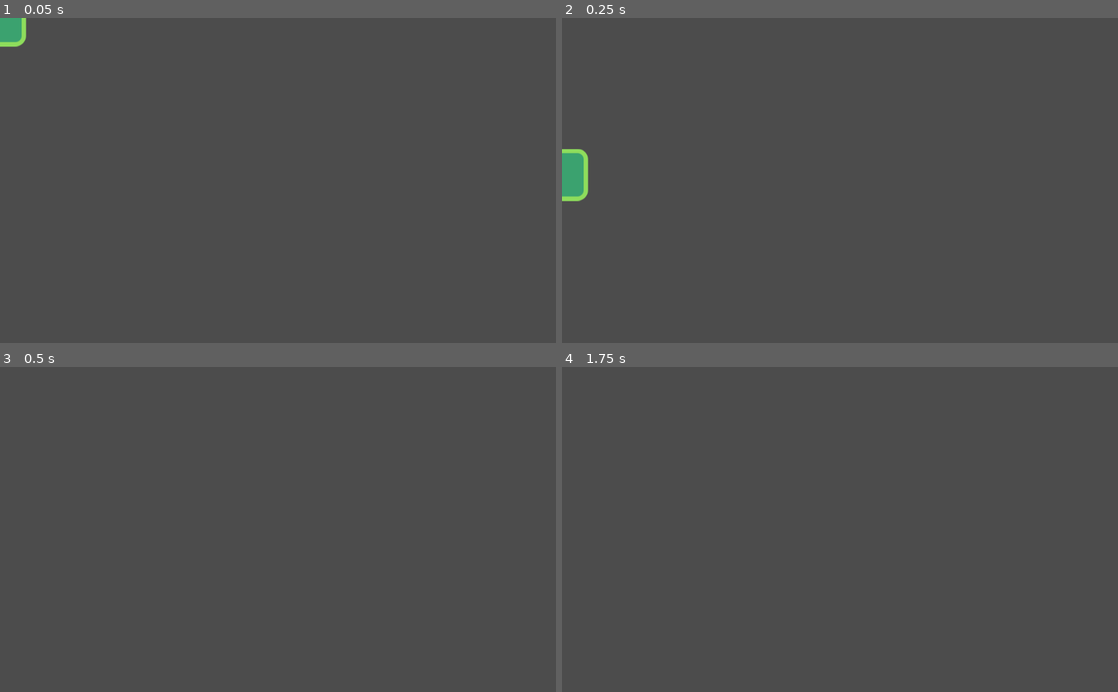
Above: before the commit, frames 1-4 (two rows, left to right).
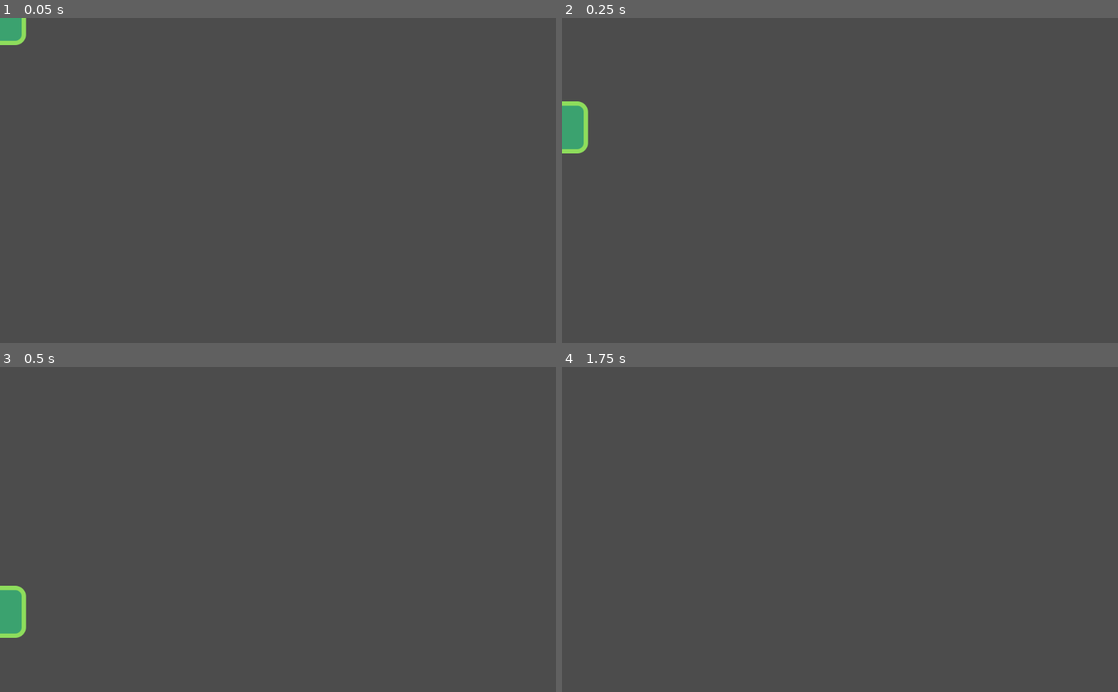
Above: after the commit, the same moments.

Repository: JRSiwiecki/first-2d-game
Game: Godot game, scene res://src/Actors/Player.tscn
Same seed, same stepped clock (60 frames per second), same inputs: the game is played once before the commit and once after it.
Inputs:
- Up to frame 1 (0.05 s): no input
- Up to frame 2 (0.25 s): no input
- Up to frame 3 (0.5 s): no input
- Up to frame 4 (1.75 s): hold D (move_right, bound only after the commit) 0.53-1.28 s; tap Enter at 1.25 s; hold A (move_left, bound only after the commit) from 1.28 s (still down)

The runs differ from the first frame. In frame 1, less than 0.1% of the frame differs, in the area x 0-5%, y 5-9%; in frame 2, 1.4%, in the area x 0-5%, y 25-57%; in frame 3, 0.7%; in frame 4, nothing differs.

Commit message:
Implement player input and movement

Diff:
--- a/project.godot
+++ b/project.godot
@@ -28,6 +28,38 @@
 
 common/drop_mouse_on_gui_input_disabled=true
 
+[input]
+
+move_left={
+"deadzone": 0.5,
+"events": [ Object(InputEventKey,"resource_local_to_scene":false,"resource_name":"","device":0,"alt":false,"shift":false,"control":false,"meta":false,"command":false,"pressed":false,"scancode":65,"physical_scancode":0,"unicode":0,"echo":false,"script":null)
+, Object(InputEventKey,"resource_local_to_scene":false,"resource_name":"","device":0,"alt":false,"shift":false,"control":false,"meta":false,"command":false,"pressed":false,"scancode":16777231,"physical_scancode":0,"unicode":0,"echo":false,"script":null)
+, Object(InputEventJoypadMotion,"resource_local_to_scene":false,"resource_name":"","device":0,"axis":0,"axis_value":-1.0,"script":null)
+ ]
+}
+move_right={
+"deadzone": 0.5,
+"events": [ Object(InputEventKey,"resource_local_to_scene":false,"resource_name":"","device":0,"alt":false,"shift":false,"control":false,"meta":false,"command":false,"pressed":false,"scancode":68,"physical_scancode":0,"unicode":0,"echo":false,"script":null)
+, Object(InputEventKey,"resource_local_to_scene":false,"resource_name":"","device":0,"alt":false,"shift":false,"control":false,"meta":false,"command":false,"pressed":false,"scancode":16777233,"physical_scancode":0,"unicode":0,"echo":false,"script":null)
+, Object(InputEventJoypadMotion,"resource_local_to_scene":false,"resource_name":"","device":0,"axis":0,"axis_value":1.0,"script":null)
+ ]
+}
+jump={
+"deadzone": 0.5,
+"events": [ Object(InputEventKey,"resource_local_to_scene":false,"resource_name":"","device":0,"alt":false,"shift":false,"control":false,"meta":false,"command":false,"pressed":false,"scancode":87,"physical_scancode":0,"unicode":0,"echo":false,"script":null)
+, Object(InputEventKey,"resource_local_to_scene":false,"resource_name":"","device":0,"alt":false,"shift":false,"control":false,"meta":false,"command":false,"pressed":false,"scancode":16777232,"physical_scancode":0,"unicode":0,"echo":false,"script":null)
+, Object(InputEventJoypadButton,"resource_local_to_scene":false,"resource_name":"","device":0,"button_index":0,"pressure":0.0,"pressed":false,"script":null)
+, Object(InputEventKey,"resource_local_to_scene":false,"resource_name":"","device":0,"alt":false,"shift":false,"control":false,"meta":false,"command":false,"pressed":false,"scancode":32,"physical_scancode":0,"unicode":0,"echo":false,"script":null)
+ ]
+}
+
+[layer_names]
+
+2d_physics/layer_1="player"
+2d_physics/layer_2="enemies"
+2d_physics/layer_3="coins"
+2d_physics/layer_4="world"
+
 [physics]
 
 common/enable_pause_aware_picking=true
--- a/src/Actors/Actor.gd
+++ b/src/Actors/Actor.gd
@@ -1,11 +1,10 @@
 extends KinematicBody2D
 class_name Actor
 
-export var speed := Vector2(300.0, 1000.0)
+export var speed := Vector2(800.0, 1000.0)
 export var gravity := 3000.0
 var velocity := Vector2.ZERO
 
 func _physics_process(delta):
 	velocity.y += gravity * delta
 	velocity.y = max(velocity.y, speed.y)
-	velocity = move_and_slide(velocity)
--- a/src/Actors/Player.gd
+++ b/src/Actors/Player.gd
@@ -1 +1,18 @@
 extends Actor
+
+
+func _physics_process(delta):
+
+	# move right is 0 for no movement, 1 for movement
+	# move left is 0 for no movement, 1 for movement
+	# ex: D is pressed -> move_right (1) - move_left(0) = 1
+	# ex: nothing is pressed -> move_right (0) - move_left(0) = 0
+	# ex: A and D are pressed -> move_right (1) - move_left(1) = 0
+	# ex: A is pressed -> move_right (0) - move_left(1) = -1
+	var direction := Vector2(
+		Input.get_action_strength("move_right") - Input.get_action_strength("move_left"),
+		1.0
+	)
+
+	velocity = speed * direction
+	velocity = move_and_slide(velocity)
--- a/src/Actors/Player.tscn
+++ b/src/Actors/Player.tscn
@@ -7,6 +7,7 @@
 extents = Vector2( 40, 39.5 )
 
 [node name="Player" type="KinematicBody2D"]
+collision_mask = 8
 script = ExtResource( 2 )
 
 [node name="Player" type="Sprite" parent="."]
--- a/src/Levels/LevelTemplate.tscn
+++ b/src/Levels/LevelTemplate.tscn
@@ -8,6 +8,8 @@
 [node name="TileMap" type="TileMap" parent="."]
 tile_set = ExtResource( 1 )
 cell_size = Vector2( 80, 80 )
+collision_layer = 8
+collision_mask = 0
 format = 1
 tile_data = PoolIntArray( 0, 0, 0, 12, 0, 0, 65536, 0, 0, 65548, 0, 0, 131072, 0, 0, 131084, 0, 0, 196608, 0, 0, 196620 …(302 unchanged characters)…
 
